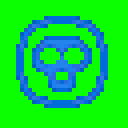
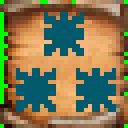
Layer changes from the first 128px x 128px image to the second:
renamed "mh#prs71" to "massnegativeplaneprotection.png", painted on it over [16, 12, 116, 112]
showed "Spell-A BGND", painted on it over [0, 0, 128, 128]
hid "Spell-C BGND", painted on it over [0, 0, 128, 128]
